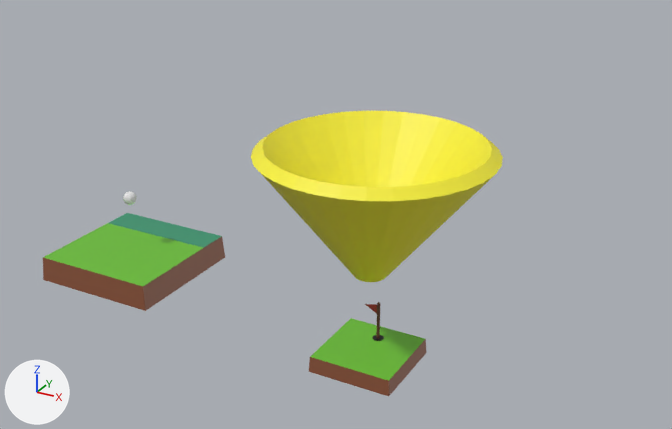
The Blender file blender/level4.blend, before and after one commit.
The view is the same before and after, from a 50 mm lens placed at (9.1, -10.01, 6.49), pointed at (-0.64, 7.7, -2.36). Arrows for +X, +Y and +Z are at lower left; the lights stay in place.

In view in the first picture: 'basic-fixed.001', 'basic-moveable.001', 'flag', 'toilet-bowl'.
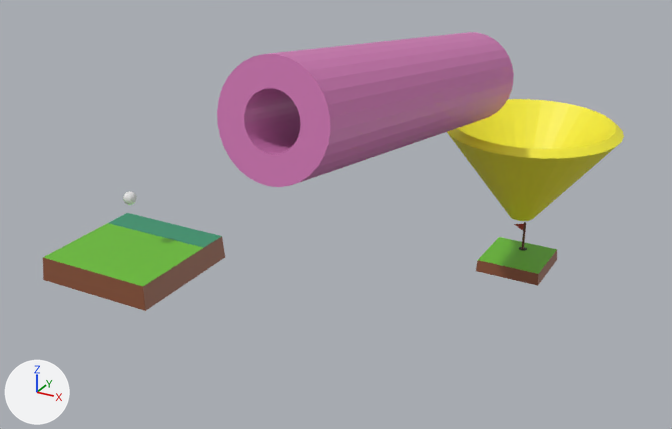
Commit message: level 4 (updated)

What differs and where, as boxes [x1, y1, x2, y2] in the pictures (672 x 429 px):
'toilet-bowl', moved
    before: [251, 111, 503, 282]
    after: [447, 99, 624, 221]
'Cylinder', added (pink)
    after: [217, 32, 514, 187]
'basic-fixed.001', moved
    before: [309, 318, 427, 396]
    after: [476, 237, 557, 286]
'flag', moved
    before: [365, 302, 384, 341]
    after: [514, 222, 527, 251]

The edits, one by one:
Mesh me_cylinder_002 is new.
It has 128 vertices, 128 faces and spans x -1.0..1.0, y -1.0..1.0, z -1.0..1.0.
It uses material mat_material_008 (picture img_color_pallette_png_006).
Object 'flag' (ob_flag) moves from (1.0, 6.72, -3.76) to (1.38, 16.38, -5.47).
Object 'basic-fixed.001' (ob_basic_fixed_001) moves from (1.0, 6.25, -4.93) to (1.39, 15.91, -6.65).
Object 'toilet-bowl' (ob_toilet_bowl) moves from (0.97, 6.51, -0.58) to (1.48, 15.95, -2.7).
Object 'Cylinder' (ob_cylinder) is new; it shows me_cylinder_002.
Its location is (0.03, 9.21, 0.27).
Its rotation in degrees is (81, 0, 0).
Its scale is (1.25, 1.25, 5.28).
